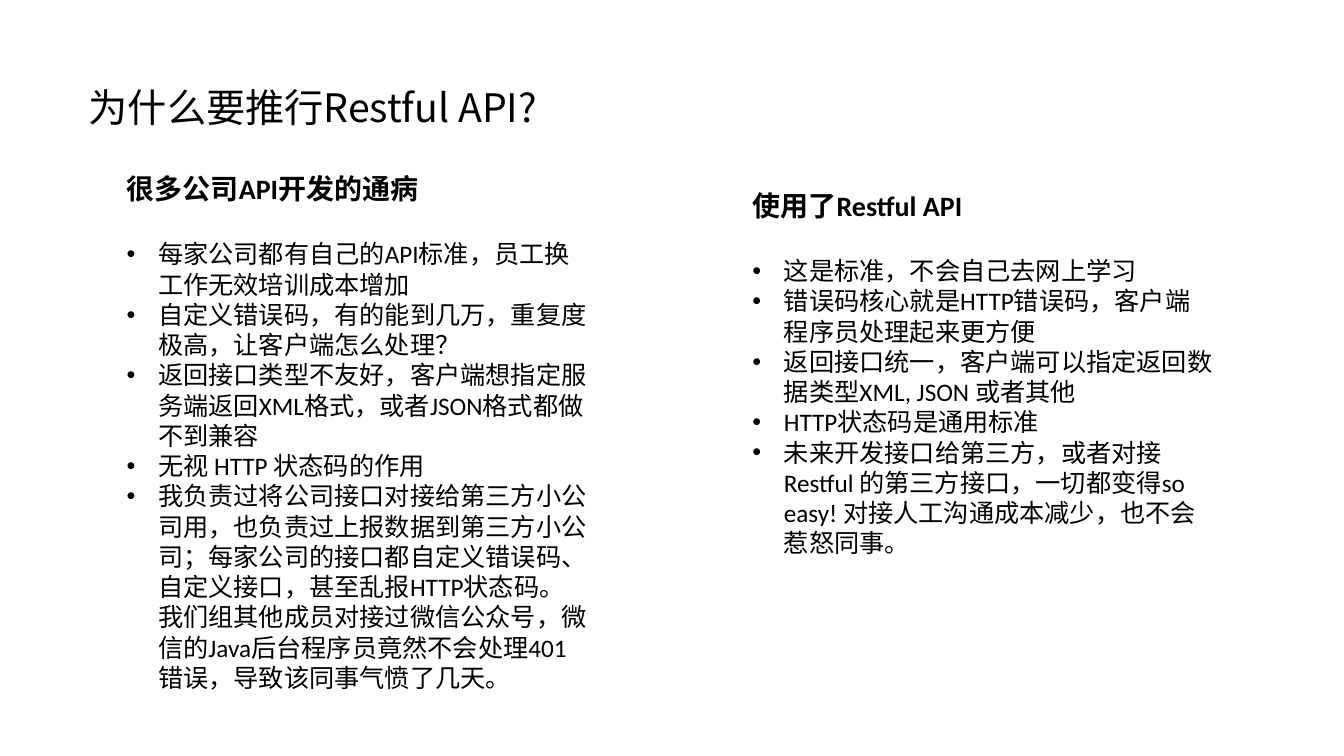
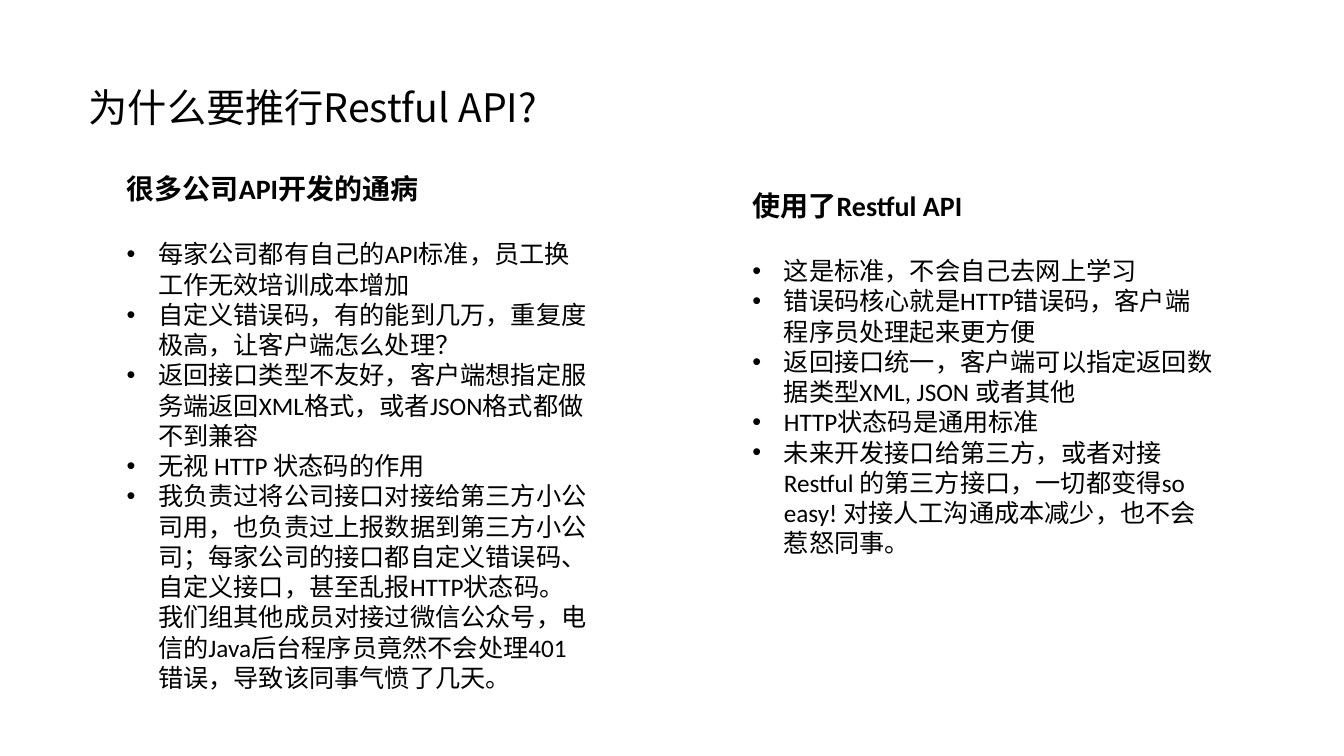
Before and after one commit to guoyu07/NotesPublic, a slide deck: slide 4 of Aario-PPT/IT/4. 渐进式Restful API开发管理方案.pptx. Drawn at 1344x756 pixels with LibreOffice and Linux fonts; fonts in the diff are those of the drawing. Boxes give left, top, right and bottom in pixels: in the first picture for what was removed or moved away, otherwise in the second. Text is boxed around its words. In the diff, an @@ line names an element or a change of style, - is before the commit and + after.

```diff
--- a/Aario-PPT/IT/4. 渐进式Restful API开发管理方案.pptx
+++ b/Aario-PPT/IT/4. 渐进式Restful API开发管理方案.pptx
@@ text at [158, 483, 586, 690]: text changed @@
-• 我负责过将公司接口对接给第三方小公司用，也负责过上报数据到第三方小公司；每家公司的接口都自定义错误码、自定义接口，甚至乱报HTTP状态码。我们组其他成员对接过微信公众号，微信的Java后台程序员竟然不会处理401错误，导致该同事气愤了几天。
+• 我负责过将公司接口对接给第三方小公司用，也负责过上报数据到第三方小公司；每家公司的接口都自定义错误码、自定义接口，甚至乱报HTTP状态码。我们组其他成员对接过微信公众号，电信的Java后台程序员竟然不会处理401错误，导致该同事气愤了几天。
```
Also in this commit, not shown: 1 other file.
